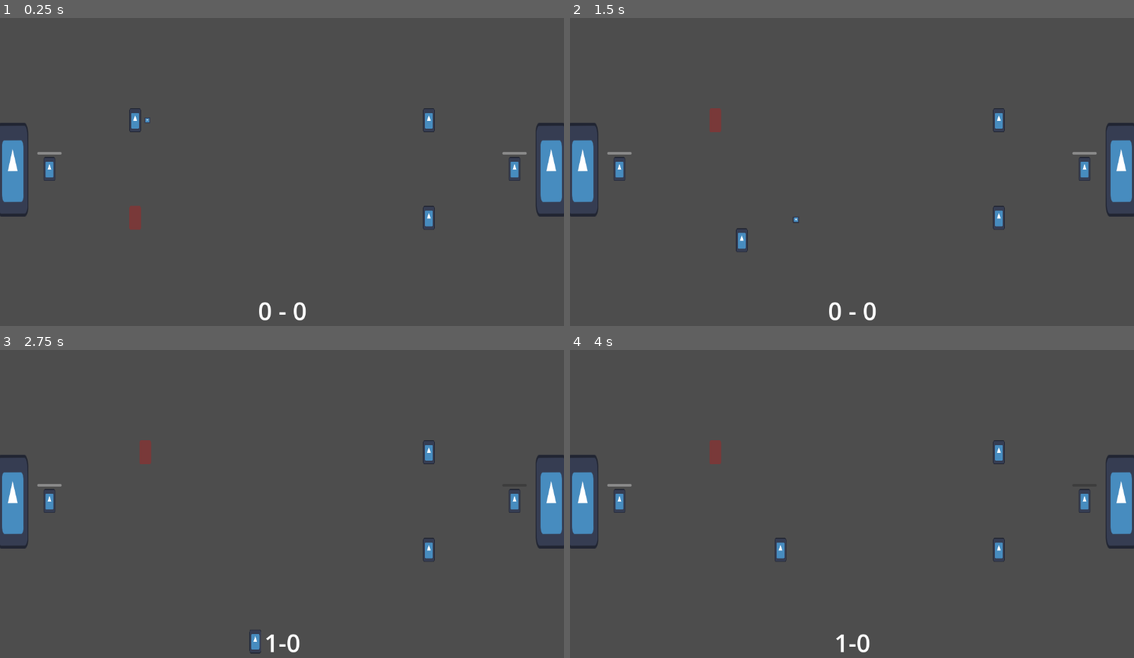
Above: before the commit, frames 1-4 (two rows, left to right).
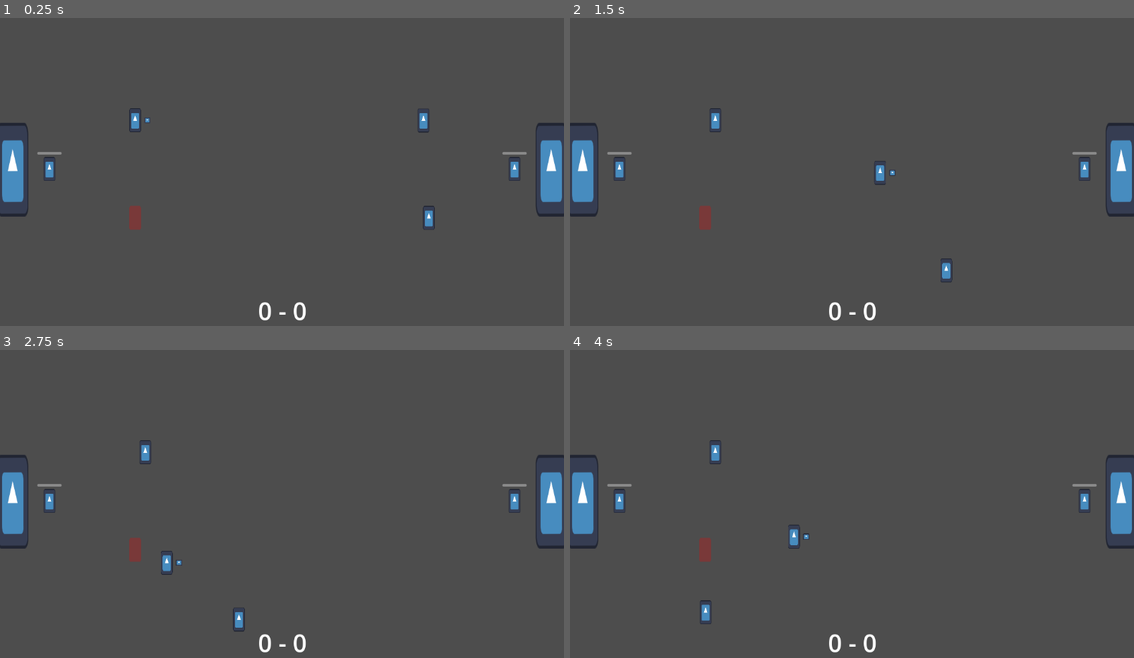
Above: after the commit, the same moments.

Repository: david8zhang/spooky-soccer
Game: Godot game, scene res://scenes/Main.tscn
Two runs of this game, one before a commit and one after it. Both use one fixed random seed, a clock stepped at 60 frames per second and the inputs below. The engine's default icon, where the game draws it, is replaced by a stand-in: a white triangle on a blue panel in a dark square.
Inputs:
- Up to frame 1 (0.25 s): no input
- Up to frame 2 (1.5 s): hold Right (move_right) 0.53-1.28 s; tap Space (pass) at 0.6 s; hold Down (move_down) from 1.28 s (still down); tap F (shoot) at 1.35 s
- Up to frame 3 (2.75 s): release Down (move_down) at 2.03 s; hold Right (move_right) from 2.03 s (still down); tap Space (pass) at 2.1 s
- Up to frame 4 (4 s): release Right (move_right) at 2.78 s; hold Up (move_up) 2.78-3.53 s; tap F (shoot) at 2.85 s; hold Left (move_left) from 3.53 s (still down); tap Space (pass) at 3.6 s

The runs differ from the first frame. In frame 1, 0.1% of the frame differs, in the area x 74-78%, y 29-38%; in frame 2, 0.9%; in frame 3, 1.1%; in frame 4, 1.1%, in the area x 22-94%, y 29-99%.
Error after the commit: Invalid access to property or key 'global_position' on a base object of type 'Nil'. (res://scripts/behavior_tree/IsInStealRange.gd:10)

Commit message:
added some AI defensive behaviors

Diff:
--- a/prefabs/CPUFieldPlayerAI.tscn
+++ b/prefabs/CPUFieldPlayerAI.tscn
@@ -6,7 +6,6 @@
 [ext_resource type="Script" path="res://scripts/behavior_tree/IsOnOffense.gd" id="4_xwktl"]
 [ext_resource type="Script" path="res://scripts/behavior_tree/InitCPUBlackboard.gd" id="4_yn38g"]
 [ext_resource type="Script" path="res://scripts/behavior_tree/IsOnball.gd" id="5_ltyea"]
-[ext_resource type="Script" path="res://scripts/behavior_tree/Idle.gd" id="6_5pohc"]
 [ext_resource type="Script" path="res://scripts/behavior_tree/NearOpponentGoal.gd" id="7_00q7c"]
 [ext_resource type="Script" path="res://scripts/behavior_tree/ShootBall.gd" id="7_sfdfh"]
 [ext_resource type="Script" path="res://scripts/behavior_tree/IsPassLaneOpen.gd" id="8_45sr2"]
@@ -14,10 +13,16 @@
 [ext_resource type="Script" path="res://scripts/behavior_tree/SaveOpenPassTarget.gd" id="11_88kw3"]
 [ext_resource type="Script" path="res://scripts/behavior_tree/PassBall.gd" id="11_rjhhn"]
 [ext_resource type="Script" path="res://scripts/behavior_tree/IsAtPositionForTooLong.gd" id="13_n8y3q"]
-[ext_resource type="Script" path="res://scripts/MoveToOffensivePosition.gd" id="14_7ii3g"]
 [ext_resource type="Script" path="res://scripts/behavior_tree/SaveOffensivePosition.gd" id="14_s5dla"]
+[ext_resource type="Script" path="res://scripts/behavior_tree/MoveToOffensivePosition.gd" id="15_svf2b"]
 [ext_resource type="Script" path="res://scripts/behavior_tree/SaveOffensiveSupportPosition.gd" id="17_hd2kq"]
+[ext_resource type="Script" path="res://scripts/behavior_tree/AssignDefensiveBehavior.gd" id="18_83gaw"]
 [ext_resource type="Script" path="res://scripts/behavior_tree/MoveToOffensiveSupportPosition.gd" id="18_s3nsk"]
+[ext_resource type="Script" path="res://scripts/behavior_tree/ShouldGoForSteal.gd" id="19_yqsl7"]
+[ext_resource type="Script" path="res://scripts/behavior_tree/IsInStealRange.gd" id="20_nf5h4"]
+[ext_resource type="Script" path="res://scripts/behavior_tree/StealBall.gd" id="21_op08r"]
+[ext_resource type="Script" path="res://scripts/behavior_tree/ChaseBallHandler.gd" id="22_twyp3"]
+[ext_resource type="Script" path="res://scripts/behavior_tree/MoveToDefensivePosition.gd" id="23_yudub"]
 
 [node name="CPUFieldPlayerAI" type="Node" node_paths=PackedStringArray("blackboard", "actor")]
 script = ExtResource("1_xsn7y")
@@ -91,7 +96,7 @@
 script = ExtResource("14_s5dla")
 
 [node name="MoveToOffensivePosition" type="Node" parent="RootSequence/OffenseOrDefense/OffenseSequence/OnOrOffball/OnballSequence/ShouldShootOrNot/ShouldPassOrNot/ShouldReposition"]
-script = ExtResource("14_7ii3g")
+script = ExtResource("15_svf2b")
 
 [node name="ShouldReposition" type="Node" parent="RootSequence/OffenseOrDefense/OffenseSequence/OnOrOffball"]
 script = ExtResource("2_8as02")
@@ -108,5 +113,35 @@
 [node name="MoveToOffensiveSupportPosition" type="Node" parent="RootSequence/OffenseOrDefense/OffenseSequence/OnOrOffball/ShouldReposition"]
 script = ExtResource("18_s3nsk")
 
-[node name="Idle" type="Node" parent="RootSequence/OffenseOrDefense"]
-script = ExtResource("6_5pohc")
+[node name="DefenseSequence" type="Node" parent="RootSequence/OffenseOrDefense"]
+script = ExtResource("2_erdwv")
+
+[node name="AssignDefensiveBehavior" type="Node" parent="RootSequence/OffenseOrDefense/DefenseSequence"]
+script = ExtResource("18_83gaw")
+
+[node name="DefensiveBehaviorSelector" type="Node" parent="RootSequence/OffenseOrDefense/DefenseSequence"]
+script = ExtResource("2_8as02")
+
+[node name="GoForStealSequence" type="Node" parent="RootSequence/OffenseOrDefense/DefenseSequence/DefensiveBehaviorSelector"]
+script = ExtResource("2_erdwv")
+
+[node name="ShouldGoForSteal" type="Node" parent="RootSequence/OffenseOrDefense/DefenseSequence/DefensiveBehaviorSelector/GoForStealSequence"]
+script = ExtResource("19_yqsl7")
+
+[node name="StealOrChaseBallHandler" type="Node" parent="RootSequence/OffenseOrDefense/DefenseSequence/DefensiveBehaviorSelector/GoForStealSequence"]
+script = ExtResource("2_8as02")
+
+[node name="StealSequence" type="Node" parent="RootSequence/OffenseOrDefense/DefenseSequence/DefensiveBehaviorSelector/GoForStealSequence/StealOrChaseBallHandler"]
+script = ExtResource("2_erdwv")
+
+[node name="IsInStealRange" type="Node" parent="RootSequence/OffenseOrDefense/DefenseSequence/DefensiveBehaviorSelector/GoForStealSequence/StealOrChaseBallHandler/StealSequence"]
+script = ExtResource("20_nf5h4")
+
+[node name="StealBall" type="Node" parent="RootSequence/OffenseOrDefense/DefenseSequence/DefensiveBehaviorSelector/GoForStealSequence/StealOrChaseBallHandler/StealSequence"]
+script = ExtResource("21_op08r")
+
+[node name="ChaseBallHandler" type="Node" parent="RootSequence/OffenseOrDefense/DefenseSequence/DefensiveBehaviorSelector/GoForStealSequence/StealOrChaseBallHandler"]
+script = ExtResource("22_twyp3")
+
+[node name="MoveToDefensivePosition" type="Node" parent="RootSequence/OffenseOrDefense/DefenseSequence/DefensiveBehaviorSelector"]
+script = ExtResource("23_yudub")
--- a/scenes/Main.tscn
+++ b/scenes/Main.tscn
@@ -113,26 +113,3 @@
 [node name="Zone5" type="Marker2D" parent="CPUOffensiveSupportZones"]
 modulate = Color(0, 1, 1, 1)
 position = Vector2(-300, 250)
-
-[node name="PlayerOffensiveZones" type="Node" parent="."]
-script = ExtResource("8_pq1xo")
-
-[node name="Zone1" type="Marker2D" parent="PlayerOffensiveZones"]
-modulate = Color(0, 1, 1, 1)
-position = Vector2(150, -125)
-
-[node name="Zone2" type="Marker2D" parent="PlayerOffensiveZones"]
-modulate = Color(0, 1, 1, 1)
-position = Vector2(300, -250)
-
-[node name="Zone3" type="Marker2D" parent="PlayerOffensiveZones"]
-modulate = Color(0, 1, 1, 1)
-position = Vector2(300, 2.08165e-12)
-
-[node name="Zone4" type="Marker2D" parent="PlayerOffensiveZones"]
-modulate = Color(0, 1, 1, 1)
-position = Vector2(150, 125)
-
-[node name="Zone5" type="Marker2D" parent="PlayerOffensiveZones"]
-modulate = Color(0, 1, 1, 1)
-position = Vector2(300, 250)
--- a/scripts/FieldPlayer.gd
+++ b/scripts/FieldPlayer.gd
@@ -134,6 +134,9 @@
 	var ball = game.ball as Ball
 	ball.linear_velocity = Vector2.ZERO
 	ball.disable_collision_detector()
+	var curr_ball_handler = game.get_ball_handler()
+	if curr_ball_handler != null and curr_ball_handler != self:
+		curr_ball_handler.lose_possession()
 	has_possession = true
 
 func lose_poss_of_ball():
@@ -178,3 +181,6 @@
 			closest_field_player = p
 			closest_dist = dist_to_player
 	return closest_field_player
+
+func steal_ball():
+	take_poss_of_ball()
--- a/scripts/Game.gd
+++ b/scripts/Game.gd
@@ -29,7 +29,6 @@
 	player_score += 1
 	scoreboard.text = str(player_score) + "-" + str(cpu_score)
 
-
 func reset_after_score(last_scored_side: FieldPlayer.Side):
 	if last_scored_side == FieldPlayer.Side.PLAYER:
 		var cpu_player = cpu_manager.field_players[0] as FieldPlayer
@@ -37,3 +36,12 @@
 	elif last_scored_side == FieldPlayer.Side.CPU:
 		var player = player_manager.field_players[0] as FieldPlayer
 		player.take_poss_of_ball()
+
+func get_ball_handler():
+	for p in player_manager.field_players:
+		if p.has_possession:
+			return p
+	for p in cpu_manager.field_players:
+		if p.has_possession:
+			return p
+	return null
--- /dev/null
+++ b/scripts/behavior_tree/AssignDefensiveBehavior.gd
@@ -0,0 +1,20 @@
+class_name AssignDefensiveBehavior
+extends ActionLeaf
+
+enum DefensiveBehaviors {
+	GO_FOR_STEAL,
+	MOVE_TO_DEF_POSITION
+}
+
+var DEF_BEHAVIOR_TTL_MS = 10000
+
+func tick(_actor: Node, blackboard: Blackboard):
+	var existing_defensive_behavior = blackboard.get_value("defensive_behavior")
+	var curr_timestamp = Time.get_unix_time_from_system() * 1000
+	if existing_defensive_behavior == null or curr_timestamp - existing_defensive_behavior["timestamp"] >= DEF_BEHAVIOR_TTL_MS:
+		var random_def_behavior_type = DefensiveBehaviors.GO_FOR_STEAL if randi_range(0, 1) == 1 else DefensiveBehaviors.MOVE_TO_DEF_POSITION
+		blackboard.set_value("defensive_behavior", {
+			"behavior_type": random_def_behavior_type,
+			"timestamp": curr_timestamp
+		})
+	return SUCCESS
--- /dev/null
+++ b/scripts/behavior_tree/ChaseBallHandler.gd
@@ -0,0 +1,9 @@
+class_name ChaseBallHandler
+extends ActionLeaf
+
+func tick(actor: Node, blackboard: Blackboard):
+	var game = blackboard.get_value("game") as Game
+	var ball_handler = game.get_ball_handler()
+	var field_player = actor as FieldPlayer
+	field_player.move_to_position(ball_handler.global_position, 5)
+	return SUCCESS
--- a/scripts/behavior_tree/InitCPUBlackboard.gd
+++ b/scripts/behavior_tree/InitCPUBlackboard.gd
@@ -1,6 +1,8 @@
 class_name InitCPUBlackboard
 extends ActionLeaf
 
-func tick(_actor: Node, blackboard: Blackboard):
+func tick(actor: Node, blackboard: Blackboard):
+	var field_player = actor as FieldPlayer
 	blackboard.set_value("goal_dist_threshold", 200)
+	blackboard.set_value("game", field_player.game)
 	return SUCCESS
--- /dev/null
+++ b/scripts/behavior_tree/IsInStealRange.gd
@@ -0,0 +1,10 @@
+class_name IsInStealRange
+extends ConditionLeaf
+
+var STEAL_RANGE = 50
+
+func tick(actor: Node, blackboard: Blackboard):
+	var game = blackboard.get_value("game") as Game
+	var field_player = actor as FieldPlayer
+	var ball_handler = game.get_ball_handler()
+	return SUCCESS if field_player.global_position.distance_to(ball_handler.global_position) <= STEAL_RANGE else FAILURE
--- /dev/null
+++ b/scripts/behavior_tree/MoveToDefensivePosition.gd
@@ -0,0 +1,5 @@
+class_name MoveToDefensivePosition
+extends ActionLeaf
+
+func tick(actor: Node, blackboard: Blackboard):
+	return SUCCESS
--- /dev/null
+++ b/scripts/behavior_tree/ShouldGoForSteal.gd
@@ -0,0 +1,7 @@
+class_name ShouldGoForSteal
+extends ConditionLeaf
+
+func tick(_actor: Node, blackboard: Blackboard):
+	var defensive_behavior = blackboard.get_value("defensive_behavior")
+	return SUCCESS if \
+		defensive_behavior["behavior_type"] == AssignDefensiveBehavior.DefensiveBehaviors.GO_FOR_STEAL else FAILURE
--- /dev/null
+++ b/scripts/behavior_tree/StealBall.gd
@@ -0,0 +1,7 @@
+class_name StealBall
+extends ActionLeaf
+
+func tick(actor: Node, _blackboard: Blackboard):
+	var field_player = actor as FieldPlayer
+	field_player.steal_ball()
+	return SUCCESS
Not shown: 1 places in prefabs/CPUFieldPlayerAI.tscn that only renumber resources
Renamed: scripts/MoveToOffensivePosition.gd -> scripts/behavior_tree/MoveToOffensivePosition.gd
